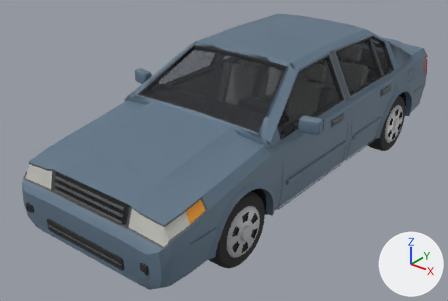
The FBX model models/vehicles/sedanbuck/SedanBuck.fbx, before and after one commit.
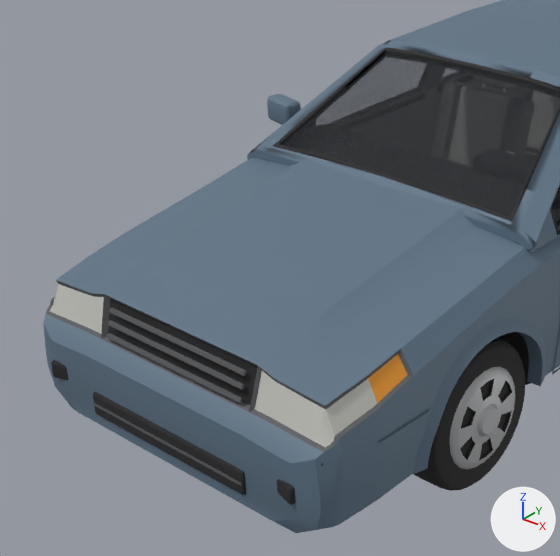
Old and new are each drawn whole from a 50 mm camera at (3.46, -4.94, 3.19) aimed at (-0.18, -0.39, 0.37) and again close up on the part from 0% to 63% of the width and 7% to 100% of the height. The lights are fixed; the arrows at lower right show +X, +Y and +Z. The last two pictures show the newer version. Where no turn or scale is listed for an object, it has been applied to the vertices. Vertices at exactly the same position are counted once.

Script lines for the objects in view, before the commit:
```python
me_body_mesh = bpy.data.meshes.new('Body_Mesh')
me_body_mesh.from_pydata(...)  # 3989 vertices, 3519 faces; spans x -0.92..0.92, y -2.42..2.41, z 0.0..1.48
# faces by material slot: [780, 42, 458, 1491, 638, 82, 2, 26]
me_body_mesh.materials.append(mat_paint)  # blue #5f7486
me_body_mesh.materials.append(mat_seam)  # dark blue #455765
me_body_mesh.materials.append(mat_trim)  # dark grey #595b5d
me_body_mesh.materials.append(mat_black)  # black #242427
me_body_mesh.materials.append(mat_hub)  # grey #adafb1
me_body_mesh.materials.append(mat_lamp)  # light grey #c5c5bf
me_body_mesh.materials.append(mat_amber)  # orange #ed9b30
me_body_mesh.materials.append(mat_red)  # red #c4302c
me_door_fr_mesh = bpy.data.meshes.new('Door_FR_Mesh')
me_door_fr_mesh.from_pydata(...)  # 659 vertices, 635 faces; spans x -1.107..-0.596, y -0.936..0.226, z 0.304..1.433
# faces by material slot: [210, 20, 130, 207, 14, 54]
me_door_fr_mesh.materials.append(mat_paint)  # blue #5f7486
me_door_fr_mesh.materials.append(mat_seam)  # dark blue #455765
me_door_fr_mesh.materials.append(mat_trim)  # dark grey #595b5d
me_door_fr_mesh.materials.append(mat_black)  # black #242427
me_door_fr_mesh.materials.append(mat_glass)  # black #22272f
me_door_fr_mesh.materials.append(mat_hub)  # grey #adafb1
me_windshield_mesh = bpy.data.meshes.new('Windshield_Mesh')
me_windshield_mesh.from_pydata(...)  # 30 vertices, 28 faces; spans x -0.691..0.691, y -1.037..-0.413, z 1.046..1.425
me_windshield_mesh.materials.append(mat_glass)  # black #22272f
ob_body = bpy.data.objects.new('Body', me_body_mesh)
ob_body.location = (0.0, 0.0, 0.0)
ob_door_fr = bpy.data.objects.new('Door_FR', me_door_fr_mesh)
ob_door_fr.location = (0.0, 0.0, 0.0)
ob_windshield = bpy.data.objects.new('Windshield', me_windshield_mesh)
ob_windshield.location = (0.0, 0.0, 0.0)
# also in view: 'Roof' at (0.0, 0.39, 1.45)
```
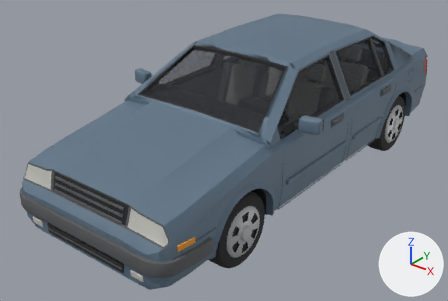
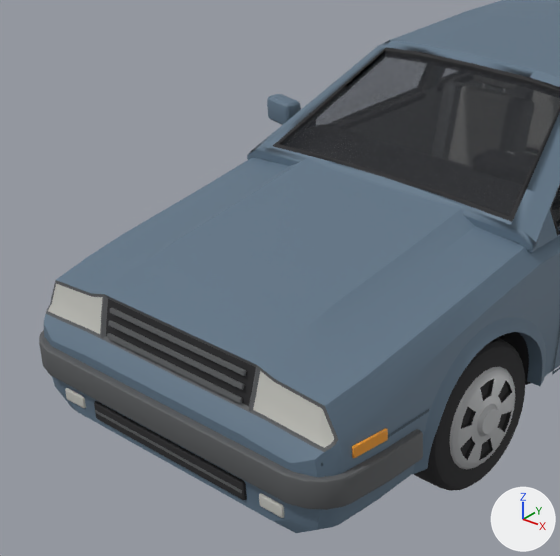
Changed parts and their boxes (x1, y1, x2, y2) in the close-ups (560 x 556 px; the box of a moved part takes in the faces that stretch with it):
'Body', reshaped
    before: (44, 40, 560, 533)
    after: (39, 40, 560, 533)
part 1 of me_body_mesh, added
    after: (95, 410, 242, 493)
part 2 of me_body_mesh, moved or reshaped
    before: (93, 392, 246, 495)
    after: (65, 388, 86, 408)
part 3 of me_body_mesh, moved or reshaped
    before: (277, 479, 296, 505)
    after: (259, 493, 284, 518)
part 4 of me_body_mesh, added
    after: (39, 330, 423, 510)
part 5 of me_body_mesh, added (orange)
    after: (352, 428, 388, 458)
part 6 of me_body_mesh, deleted
    before: (51, 360, 69, 380)
part 7 of me_body_mesh, moved or reshaped
    before: (46, 280, 413, 486)
    after: (46, 280, 338, 500)

The change, as a list of edits to the scene's bpy script:
```text
Change me_body_mesh:
    used by ob_body; location = (0.0, 0.0, 0.0)
    remove me_body_mesh.from_pydata(...)  # 3989 vertices, 3519 faces; spans x -0.92..0.92, y -2.42..2.41, z 0.0..1.48
    add me_body_mesh.from_pydata(...)  # 4225 vertices, 3732 faces; spans x -0.93..0.93, y -2.43..2.41, z 0.0..1.48
    me_body_mesh part 1: a new loose piece, a box spanning x -0.45..0.45, y -2.415..-2.385, z 0.318..0.332, in mat_trim (dark grey #595b5d)
    me_body_mesh part 2: the loose piece of 56 vertices spanning x -0.46..0.46, y -2.41..-2.36, z 0.31..0.42 is scaled about its middle by (0.131, 1.31, 0.507), then moved by (-0.6, 0.01, -0.04), in mat_lamp (light grey #c5c5bf)
    me_body_mesh part 3: the loose piece of 56 vertices spanning x 0.58..0.74, y -2.42..-2.32, z 0.39..0.47 is turned 14.3 degrees about the z axis through its middle and scaled by 0.846, then moved by (-0.06, -0.01, -0.11), in mat_lamp (light grey #c5c5bf)
    me_body_mesh part 4: a new loose piece of 136 vertices spanning x -0.93..0.93, y -2.43..-1.9, z 0.41..0.54, in mat_trim (dark grey #595b5d)
    me_body_mesh part 5: a new loose piece of 56 vertices spanning x 0.87..0.9, y -2.24..-2.08, z 0.58..0.63, in mat_amber (orange #ed9b30)
    me_body_mesh part 6: the loose piece of 56 vertices spanning x -0.74..-0.58, y -2.42..-2.32, z 0.39..0.47 is deleted
    me_body_mesh part 7: 42 vertices moved from x -0.83..0.83, y -2.38..-2.27, z 0.37..0.81 to x -0.84..0.84, y -2.38..-2.28, z 0.37..0.81; 22 vertices removed from x -0.86..0.86, y -2.42..-1.91, z 0.35..0.84; 58 vertices added at x -0.84..0.84, y -2.41..-2.29, z 0.28..0.77
    other edits to the shape of me_body_mesh do not show in these pictures
```
